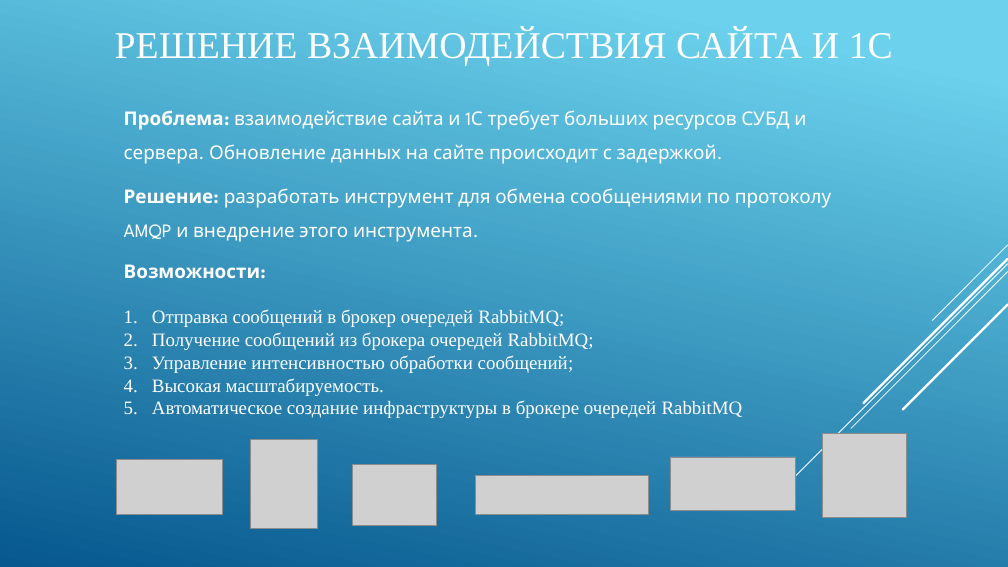
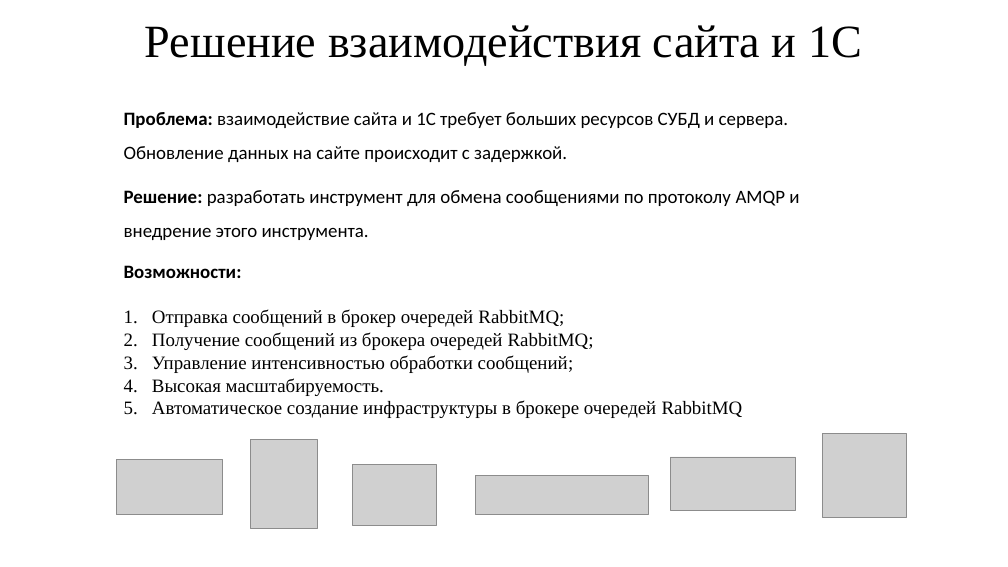
Before and after one commit to IgorTyutyunov/-, a slide deck: slide 9 of ВКР_5.pptx. Drawn at 1008x567 pixels with LibreOffice and Linux fonts; fonts in the diff are those of the drawing; grey boxes stand for pictures. Boxes give left, top, right and bottom in pixels: in the first picture for what was removed or moved away, otherwise in the second. Text is boxed around its words. In the diff, an @@ line names an element or a change of style, - is before the commit and + after.

```diff
--- a/ВКР_5.pptx
+++ b/ВКР_5.pptx
@@ background gradient #6ED2EB to #06588E to #FFFFFF @@
@@ title at [145, 25, 862, 66]: text changed; size 36 to 44 pt; text colour #FFFFFF to #000000 @@
-РЕШЕНИЕ ВЗАИМОДЕЙСТВИЯ САЙТА И 1С
+Решение взаимодействия сайта и 1С
@@ text "Проблема: взаимодействие сайта и 1С ..." at [124, 112, 788, 162]: font League Spartan to Calibri, text colour #FFFFFF to #000000 @@
@@ text "Решение: разработать инструмент для обмена ..." at [124, 190, 799, 240]: font League Spartan to Calibri, text colour #FFFFFF to #000000 @@
@@ text "Возможности:" at [124, 265, 743, 418]: font League Spartan to Calibri in "Возможности:"; text colour #FFFFFF to #000000 @@
@@ group removed at [761, 245, 1008, 510]: 5 lines @@
```
Also in this commit, not shown: 11 other slides changed.
